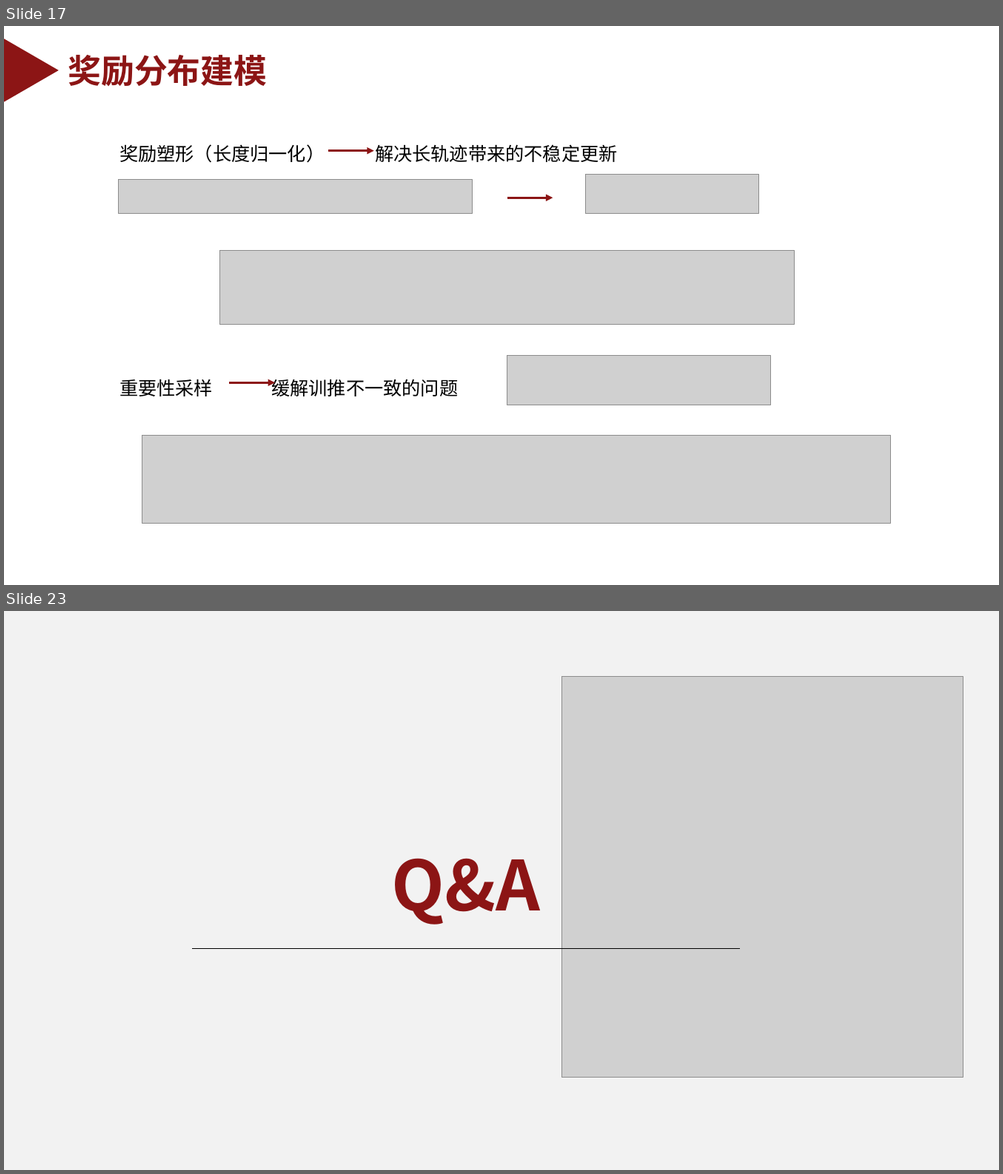
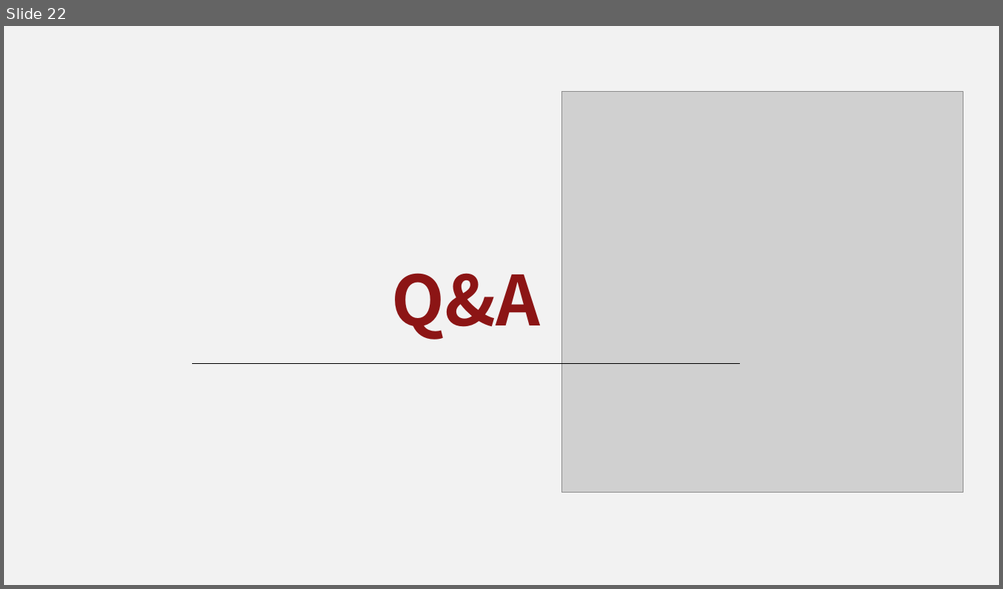
Before and after one commit to YangFan0918/assignment-submission-template, a slide deck: 汇报ppt.pptx. Shown one above the other, each under a label of ours: slides 17 and 23 before the commit, slide 22 after it; the slides between them are not shown. The pictures are 1003x1174 and 1003x589 pixels, drawn with LibreOffice and Linux fonts; fonts in the diff are those of the drawing; grey boxes stand for pictures; background and template pictures are left out. Boxes give left, top, right and bottom in pixels: in the first picture for what was removed or moved away, otherwise in the second. Text is boxed around its words. In the diff, an @@ line names an element or a change of style, - is before the commit and + after.

```diff
--- a/汇报ppt.pptx
+++ b/汇报ppt.pptx
@@ slide 17 removed at (4, 26, 999, 585), background #FFFFFF @@
@@ triangle removed at (4, 39, 59, 102) @@
@@ text removed at (68, 55, 267, 86) @@
-奖励分布建模
@@ text removed at (119, 144, 617, 397) @@
-奖励塑形（长度归一化） 解决长轨迹带来的不稳定更新
-重要性采样 缓解训推不一致的问题
@@ arrow removed from (329, 150) to (374, 150) @@
@@ picture removed at (118, 180, 472, 214) @@
@@ picture removed at (586, 175, 759, 214) @@
@@ arrow removed from (507, 198) to (552, 198) @@
@@ picture removed at (220, 250, 794, 325) @@
@@ picture removed at (507, 356, 770, 406) @@
@@ arrow removed from (229, 383) to (275, 383) @@
@@ picture removed at (142, 437, 891, 524) @@
@@ what was slide 23 is now slide 22 @@
```
Also in this commit, not shown: 7 slides changed, 12 slides added, 12 other slides removed, 3 other files.
